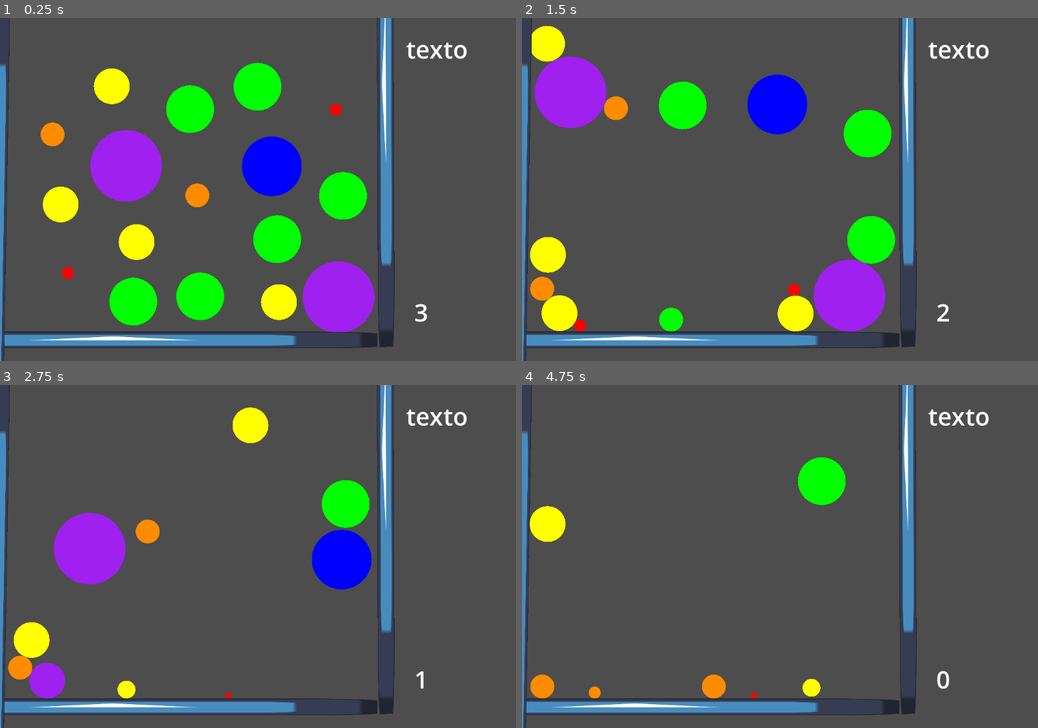
Above: before the commit, frames 1-4 (two rows, left to right).
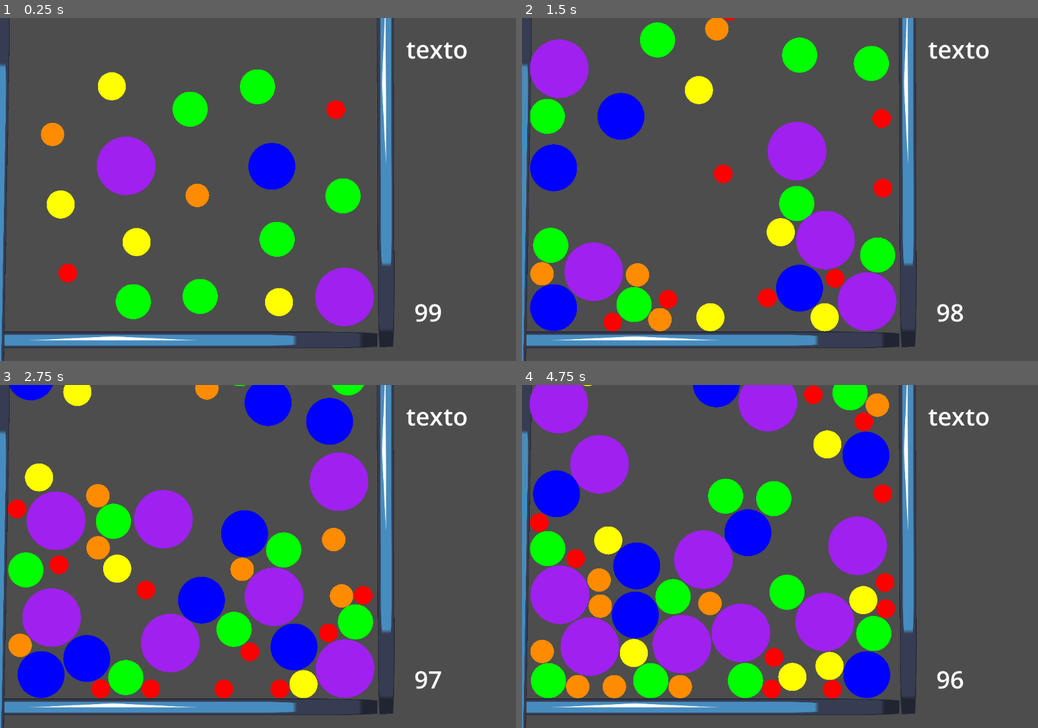
Above: after the commit, the same moments.

Repository: EmpanadaDeAbuela/fusion
Game: Godot game, scene res://Scenes/main.tscn
Same seed, same stepped clock (60 frames per second), same inputs: the game is played once before the commit and once after it. The engine's default icon, where the game draws it, is replaced by a stand-in: a white triangle on a blue panel in a dark square.
Inputs (mouse positions are in pixels of both pictures, inside the frame that each line leads up to):
- Up to frame 1 (0.25 s): no input
- Up to frame 2 (1.5 s): move the mouse to (800, 271) at 0.52 s; hold Space (space, bound only after the commit) 0.53-1.28 s; click (800, 271) at 0.6 s; move the mouse to (872, 230) at 1.27 s; tap Space (space, bound only after the commit) at 1.35 s
- Up to frame 3 (2.75 s): click (350, 597) at 1.55 s; move the mouse to (113, 662) at 2.02 s; hold Space (space, bound only after the commit) from 2.03 s (still down); click (113, 662) at 2.1 s
- Up to frame 4 (4.75 s): move the mouse to (774, 422) at 2.77 s; release Space (space, bound only after the commit) at 2.78 s; tap Space (space, bound only after the commit) at 2.85, 4.35 s; click (774, 422) at 3.05 s; move the mouse to (862, 669) at 3.52 s; hold Space (space, bound only after the commit) 3.53-4.28 s; click (862, 669) at 3.6 s; move the mouse to (702, 686) at 4.27 s; click (702, 686) at 4.55 s

The runs differ from the first frame. In frame 1, 6.5% of the frame differs, in the area x 7-86%, y 12-92%; in frame 2, 24%; in frame 3, 29%; in frame 4, 35%, in the area x 1-86%, y 0-92%.

Commit message:
tamaños globales

Diff:
--- a/Scenes/main.tscn
+++ b/Scenes/main.tscn
@@ -1,7 +1,8 @@
-[gd_scene load_steps=7 format=3 uid="uid://dw4rb18qjspg0"]
+[gd_scene load_steps=8 format=3 uid="uid://dw4rb18qjspg0"]
 
 [ext_resource type="Texture2D" uid="uid://cintlrmjfsdta" path="res://Sprites/icon.svg" id="1_2tyx8"]
 [ext_resource type="Script" path="res://Scripts/fusionManager.gd" id="1_8st66"]
+[ext_resource type="Script" path="res://Scripts/ballSpawner.gd" id="2_6spoq"]
 [ext_resource type="PackedScene" uid="uid://bn4xb64ckllpp" path="res://Prefabs/ball.tscn" id="2_7qxot"]
 [ext_resource type="Script" path="res://Scripts/clickManager.gd" id="2_ckqlq"]
 [ext_resource type="Script" path="res://Scripts/energy_manager.gd" id="2_qkr74"]
@@ -11,6 +12,10 @@
 
 [node name="Main" type="Node2D"]
 script = ExtResource("1_8st66")
+
+[node name="ballSpawner" type="Node2D" parent="."]
+position = Vector2(-93.55, -402)
+script = ExtResource("2_6spoq")
 
 [node name="clickManager" type="Node2D" parent="."]
 script = ExtResource("2_ckqlq")
@@ -66,6 +71,7 @@
 [node name="CollisionShape2D" type="CollisionShape2D" parent="Node/Area2D3"]
 position = Vector2(-528, -625)
 rotation = 1.5663
+scale = Vector2(1.47964, 1)
 shape = SubResource("RectangleShape2D_n11v6")
 
 [node name="Area2D2" type="StaticBody2D" parent="Node"]
@@ -81,14 +87,14 @@
 texture = ExtResource("1_2tyx8")
 
 [node name="Area2D4" type="StaticBody2D" parent="Node"]
-position = Vector2(-24, -366)
+position = Vector2(-5, -447)
 
 [node name="CollisionShape2D" type="CollisionShape2D" parent="Node/Area2D4"]
 shape = SubResource("RectangleShape2D_n11v6")
 
 [node name="Sprite2D" type="Sprite2D" parent="Node/Area2D4"]
-position = Vector2(559, -533.5)
-rotation = -1.55334
+position = Vector2(272, -538.5)
+rotation = -1.57363
 scale = Vector2(8.64844, 0.273437)
 texture = ExtResource("1_2tyx8")
 
--- a/Scripts/ball.gd
+++ b/Scripts/ball.gd
@@ -17,6 +17,6 @@
 func omnidirectionalForce():
 	fision.call_deferred("omnidirectionalForce")
 
-func initBola():
+func initBola(modoInstancia:int):
 	$sprite.setComponents()
-	$sprite.setSprite(1)
+	$sprite.setSprite(modoInstancia)
--- /dev/null
+++ b/Scripts/ballSpawner.gd
@@ -0,0 +1,20 @@
+extends Node2D
+
+var bola = preload("res://Prefabs/ball.tscn")
+
+# Called when the node enters the scene tree for the first time.
+func _ready() -> void:
+	pass # Replace with function body.
+
+
+# Called every frame. 'delta' is the elapsed time since the previous frame.
+func _process(delta: float) -> void:
+	if Input.is_action_pressed("space"):
+		instanciarBola()
+
+func instanciarBola():
+	var bolaInstancia = bola.instantiate()
+	#bolaInstancia.get_node("fision").clickManager = $clickManager
+	bolaInstancia.global_position = global_position
+	bolaInstancia.initBola(0)
+	get_parent().call_deferred("add_child", bolaInstancia)
--- a/Scripts/clickManager.gd
+++ b/Scripts/clickManager.gd
@@ -2,7 +2,7 @@
 
 @onready var label = $"../Label"
 
-var clicks = 3
+var clicks = 99
 
 func _ready() -> void:
 	#SignalManager.connect("clickOnBall", restClicks)
--- a/Scripts/fision.gd
+++ b/Scripts/fision.gd
@@ -37,7 +37,7 @@
 		if body is RigidBody2D:
 			body.sleeping = false  # Despertalo por si acaso
 			var dir = (body.global_position - rango.global_position).normalized()
-			var fuerza = 1500/divisor
+			var fuerza = 1000/divisor
 			body.apply_impulse(dir * fuerza, Vector2.ZERO)
 
 func explode():
--- a/Scripts/fusionManager.gd
+++ b/Scripts/fusionManager.gd
@@ -24,7 +24,7 @@
 	bolaInstancia.get_node("fision").clickManager = $clickManager
 	bolaInstancia.global_position = newPosition
 
-	bolaInstancia.initBola()
+	bolaInstancia.initBola(1)
 	#bolaInstancia.get_node("sprite").setComponents()
 	#bolaInstancia.get_node("sprite").setSprite(1)
 
--- a/Scripts/sprite.gd
+++ b/Scripts/sprite.gd
@@ -4,6 +4,7 @@
 @onready var collision = $"../collision"
 @onready var explosionRange = $"../explosionRango"
 @onready var area = $"../Area2D"
+@onready var bola = $".."
 #@onready var bola = get_parent()
 
 #var sprite0 = preload("res://Sprites/Void_Heart.png")
@@ -13,14 +14,20 @@
 #var sprite4 = preload("res://Sprites/Unbreakable_Heart.png")
 #var sprite5 = preload("res://Sprites/Dreamshield.png")
 
+static var sizes = []
+
 func _ready() -> void:
 	call_deferred("setSprite", 0)
 
-func agrandar(cant:int):
-	sprite.scale = sprite.scale*cant/2
-	collision.scale = collision.scale*cant/2
-	area.scale = area.scale*cant/2
-	explosionRange.scale = explosionRange.scale*cant/2
+func agrandar(cant:float):
+
+	var vectorCant = Vector2(cant, cant)
+
+	#bola.scale = vectorCant
+	sprite.scale = vectorCant/22
+	collision.scale = vectorCant
+	area.scale = vectorCant
+	explosionRange.scale = vectorCant
 
 func setSprite(opcion:int):
 
@@ -39,28 +46,22 @@
 	match type:
 		0:
 			sprite.modulate = Color.RED
-			#sprite.texture = sprite0
-			agrandar(type+1)
+			agrandar(0.8)
 		1:
 			sprite.modulate = Color.DARK_ORANGE
-			#sprite.texture = sprite1
-			agrandar(type+1)
+			agrandar(1)
 		2:
 			sprite.modulate = Color.YELLOW
-			#sprite.texture = sprite2
-			agrandar(type+1)
+			agrandar(1.2)
 		3:
 			sprite.modulate = Color.GREEN
-			#sprite.texture = sprite3
-			agrandar(type+1)
+			agrandar(1.5)
 		4:
 			sprite.modulate = Color.BLUE
-			#sprite.texture = sprite4
-			agrandar(type+1)
+			agrandar(2)
 		5:
 			sprite.modulate = Color.PURPLE
-			#sprite.texture = sprite5
-			agrandar(type+1)
+			agrandar(2.5)
 
 func setComponents():
 	sprite = $"../Sprite2D"
--- a/project.godot
+++ b/project.godot
@@ -31,3 +31,8 @@
 "events": [Object(InputEventMouseButton,"resource_local_to_scene":false,"resource_name":"","device":-1,"window_id":0,"a …(258 unchanged characters)…
 ]
 }
+space={
+"deadzone": 0.5,
+"events": [Object(InputEventKey,"resource_local_to_scene":false,"resource_name":"","device":-1,"window_id":0,"alt_pressed":false,"shift_pressed":false,"ctrl_pressed":false,"meta_pressed":false,"pressed":false,"keycode":0,"physical_keycode":32,"key_label":0,"unicode":32,"location":0,"echo":false,"script":null)
+]
+}
